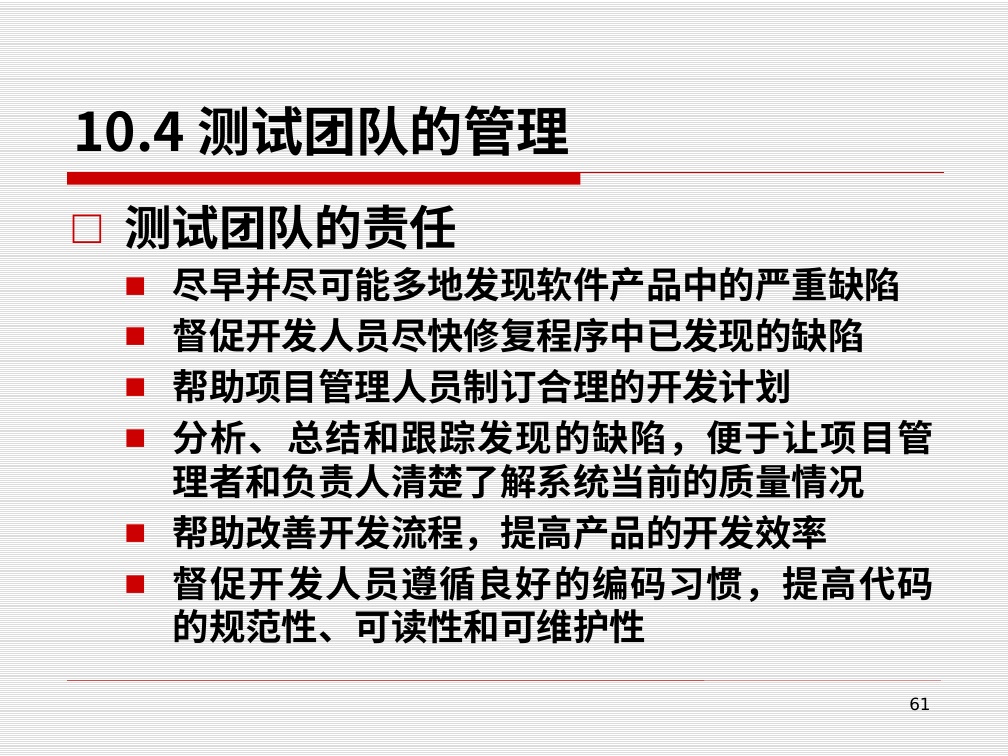
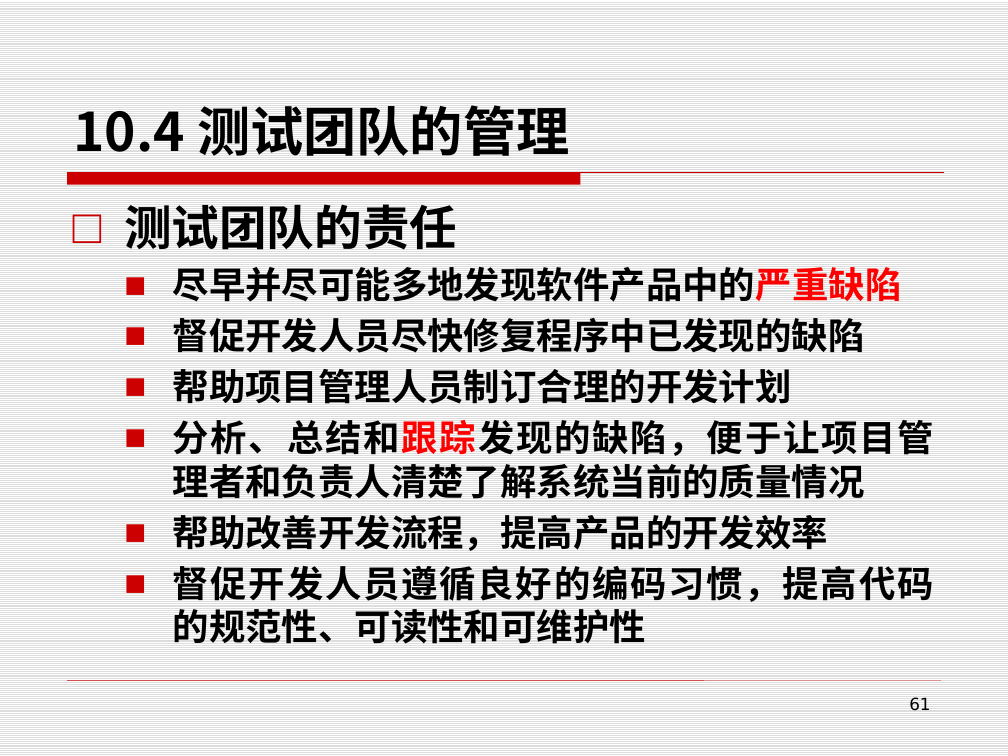
Before and after one commit to edu2act/course-foundation-software-tesing, a slide deck: slide 61 of PPT/第三部分 软件测试应用/10.3 测试过程管理.pptx. Drawn at 1008x756 pixels with LibreOffice and Linux fonts; fonts in the diff are those of the drawing. Boxes give left, top, right and bottom in pixels: in the first picture for what was removed or moved away, otherwise in the second. Text is boxed around its words. In the diff, an @@ line names an element or a change of style, - is before the commit and + after.

Commit message:
测试过程管理

```diff
--- a/PPT/第三部分 软件测试应用/10.3 测试过程管理.pptx
+++ b/PPT/第三部分 软件测试应用/10.3 测试过程管理.pptx
@@ text at (173, 267, 934, 499): text colour #000000 to #FF0000 in "尽早并尽可能多地发现软件产品中的严重缺陷", "分析、总结和跟踪发现的缺陷，便于让项目管理者和负责人清楚了解系统当前的质量情况" @@
```
Also in this commit, not shown: 6 other slides changed, 1 slide added, 1 slide removed, 2 other files.
